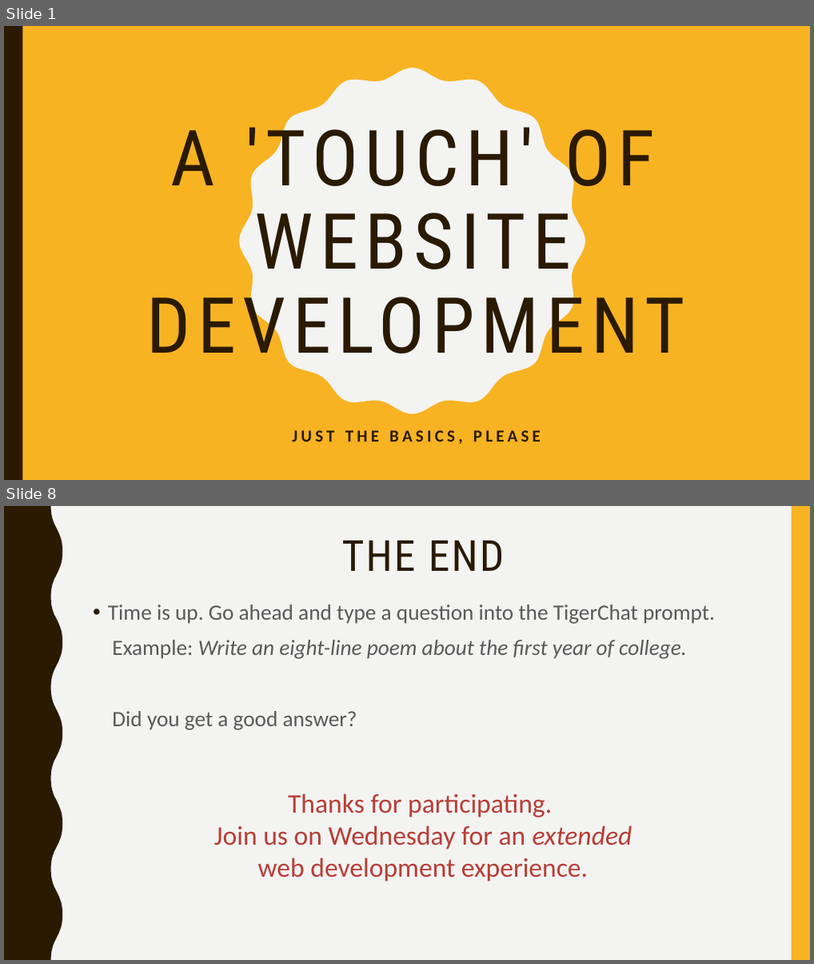
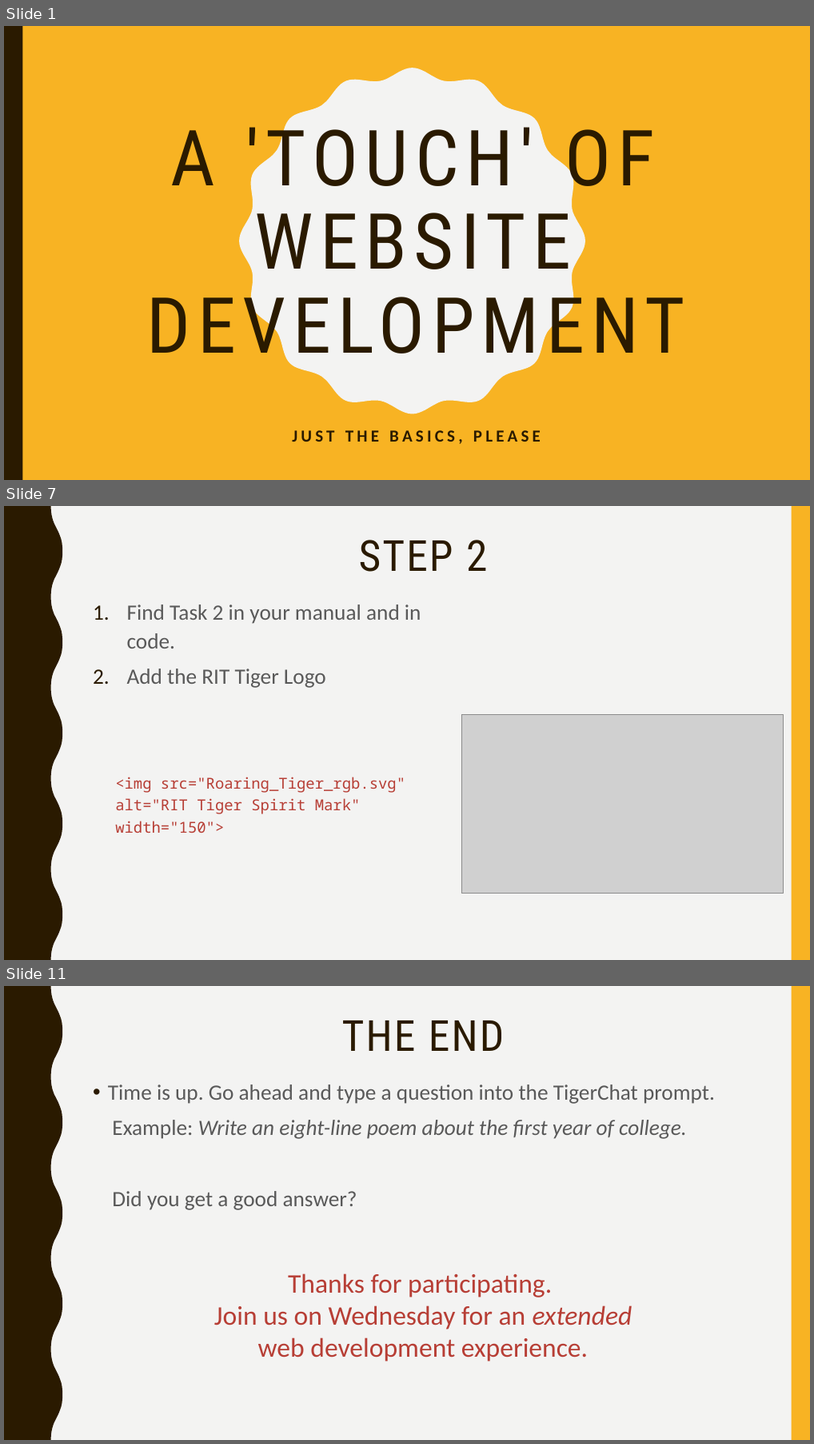
Before and after one commit to MAD-NTID/SVP-LLM-Web2, a slide deck: SVP-mobiweb-web-guide-Monday.pptx. Shown one above the other, each under a label of ours: slides 1 and 8 before the commit, slides 1, 7 and 11 after it; the slides between them are not shown. The pictures are 814x964 and 814x1444 pixels, drawn with LibreOffice and Linux fonts; fonts in the diff are those of the drawing; grey boxes stand for pictures. Boxes give left, top, right and bottom in pixels: in the first picture for what was removed or moved away, otherwise in the second. Text is boxed around its words. In the diff, an @@ line names an element or a change of style, - is before the commit and + after.

```diff
--- a/SVP-mobiweb-web-guide-Monday.pptx
+++ b/SVP-mobiweb-web-guide-Monday.pptx
@@ slide 7 added at <box>4,506,810,960</box>, background #F3F3F2; not listed: 2 template elements that a slide beside it also shows @@
@@ title added at <box>359,540,487,572</box>, 51 pt, text #2A1A00 @@
+STEP 2
@@ text added at <box>127,604,422,688</box>, 26 pt, text #595959 @@
+1. Find Task 2 in your manual and in code.
+2. Add the RIT Tiger Logo
@@ picture added at <box>462,715,784,893</box> @@
@@ text added at <box>115,776,406,832</box>, 18 pt, text #B73E35 @@
+<img src="Roaring_Tiger_rgb.svg" alt="RIT Tiger Spirit Mark" width="150">
@@ what was slide 8 is now slide 11 @@
```
Also in this commit, not shown: 6 slides changed, 2 other slides added.
